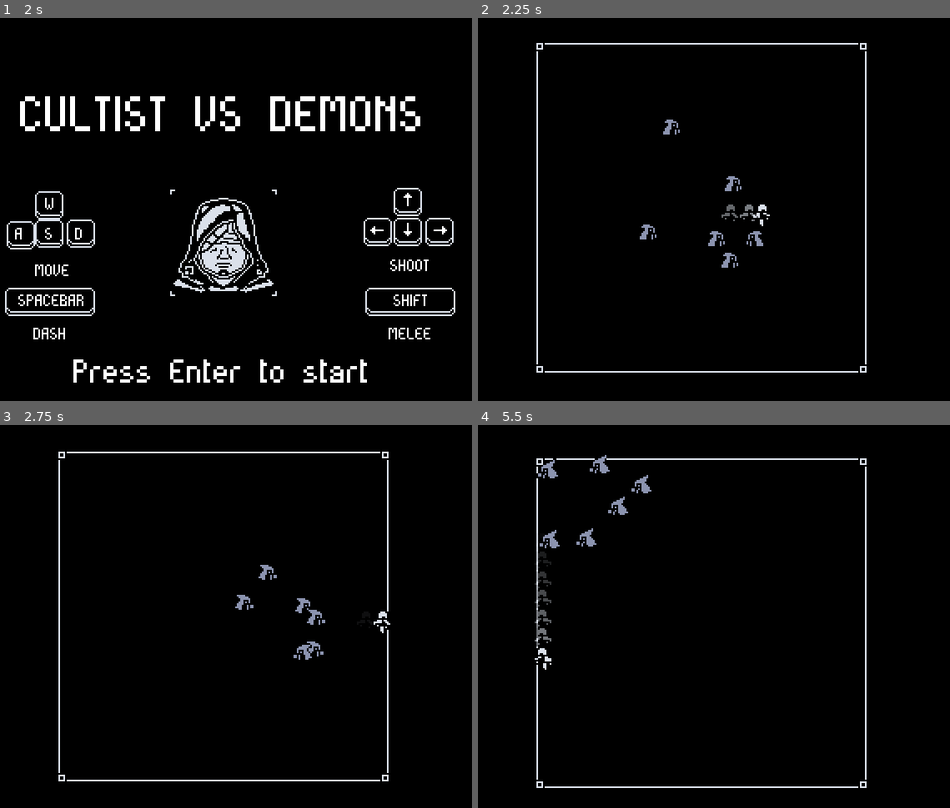
Above: before the commit, frames 1-4 (two rows, left to right).
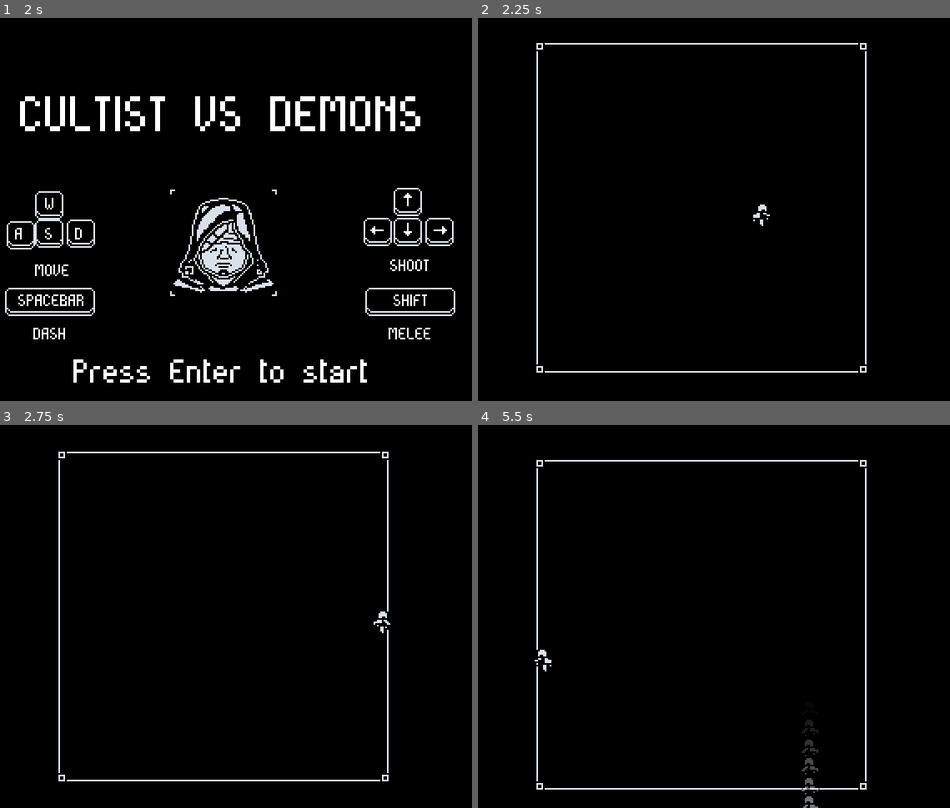
Above: after the commit, the same moments.

Repository: Hairic95/godot-top-down-shooter-template
Game: Godot game, scene res://src/Main.tscn
Same seed, same stepped clock (60 frames per second), same inputs: the game is played once before the commit and once after it.
Inputs:
- Up to frame 1 (2 s): tap Enter (ui_accept) at 0.5, 0.77, 1.25, 1.52 s; hold D 0.53-1.28 s; tap Space (dash) at 0.6 s; hold S from 1.28 s (still down); tap Shift at 1.35 s
- Up to frame 2 (2.25 s): tap Enter (ui_accept) at 2 s; release S at 2.03 s; hold D from 2.03 s (still down); tap Space (dash) at 2.1 s
- Up to frame 3 (2.75 s): keep holding D
- Up to frame 4 (5.5 s): release D at 2.78 s; hold W 2.78-3.53 s; tap Shift at 2.85, 4.35 s; tap Enter (ui_accept) at 3.02, 3.77, 4.52 s; hold A 3.53-5.03 s; tap Space (dash) at 3.6, 5.1 s; hold S from 5.03 s (still down)

Frame 1 is identical in both runs. In frame 2, 0.5% of the frame differs, in the area x 34-61%, y 26-66%; in frame 3, 0.4%; in frame 4, 2.3%, in the area x 12-83%, y 7-100%.

Commit message:
fixed specter movement

Diff:
--- /dev/null
+++ b/data/waves.json
@@ -0,0 +1,18 @@
+{
+	"wave_001": {
+		"enemies": [
+			{
+				"type": "specter",
+				"move_rot": 0.524,
+				"start_pos_x": 120,
+				"start_pos_y": 50
+			},
+			{
+				"type": "specter",
+				"move_rot": 1.571,
+				"start_pos_x": 161,
+				"start_pos_y": 181
+			},
+		]
+	}
+}
--- a/src/entities/bullet/Bullet.gd
+++ b/src/entities/bullet/Bullet.gd
@@ -19,3 +19,10 @@
 	if death_effect != null:
 		EventBus.emit_signal("create_effect", death_effect.instance(), global_position)
 	queue_free()
+
+
+func _on_Bullet_area_entered(area):
+
+	if death_effect != null:
+		EventBus.emit_signal("create_effect", death_effect.instance(), global_position)
+	queue_free()
--- a/src/entities/bullet/Bullet.tscn
+++ b/src/entities/bullet/Bullet.tscn
@@ -18,4 +18,5 @@
 
 [node name="CollisionShape2D" type="CollisionShape2D" parent="."]
 shape = SubResource( 1 )
+[connection signal="area_entered" from="." to="." method="_on_Bullet_area_entered"]
 [connection signal="body_entered" from="." to="." method="_on_Bullet_body_entered"]
--- a/src/entities/enemies/Enemy.gd
+++ b/src/entities/enemies/Enemy.gd
@@ -23,13 +23,6 @@
 
 func _process(delta):
 	operate_ai(delta)
-
-	var push_force = Vector2.ZERO
-	push_force += bullet_push
-
-	bullet_push *= .96
-	if bullet_push.length() <= 2:
-		bullet_push = Vector2.ZERO
 
 	if movement_direction.x < 0:
 		$Sprite.flip_h = false
--- a/src/entities/enemies/SpecterEnemy.gd
+++ b/src/entities/enemies/SpecterEnemy.gd
@@ -5,7 +5,8 @@
 
 export (int) var distance_to_player = 50
 
-var movement_rotation = 0
+var destination = Vector2.ZERO
+export (float) var movement_rotation = 0
 var charge_destination = Vector2.ZERO
 
 func operate_ai(delta):
@@ -15,7 +16,7 @@
 			if movement_rotation >= 2 * PI:
 				movement_rotation -= 2 * PI
 			if player != null:
-				var destination = player.global_position + Vector2(cos(movement_rotation), sin(movement_rotation)) * distance_to_player
+				destination = player.global_position + Vector2(cos(movement_rotation), sin(movement_rotation)) * distance_to_player
 				if (destination - global_position).length() > 5:
 					movement_direction = (destination - global_position).normalized()
 				else:
@@ -24,8 +25,10 @@
 						$ChargeChoiceTimer.start()
 					movement_direction = Vector2.ZERO
 		"Charge":
+			bullet_push = Vector2.ZERO
 			movement_direction = Vector2.ZERO
 		"Attack":
+			bullet_push = Vector2.ZERO
 			if (charge_destination - global_position).length() > 5:
 				movement_direction = (charge_destination - global_position).normalized()
 			else:
@@ -38,7 +41,7 @@
 func _on_ChargeTimer_timeout():
 	charge_destination = global_position + (player.global_position - global_position) * 2
 	charge_destination.x = clamp(charge_destination.x, arena_borders.position.x, arena_borders.position.x + arena_borders.size.x)
-	charge_destination.x = clamp(charge_destination.x, arena_borders.position.y, arena_borders.position.y + arena_borders.size.y)
+	charge_destination.y = clamp(charge_destination.y, arena_borders.position.y, arena_borders.position.y + arena_borders.size.y)
 	set_state("Attack")
 
 func _on_ChargeChoiceTimer_timeout():
@@ -48,12 +51,15 @@
 
 func _on_AttackTimer_timeout():
 	set_state("Move")
-	$ChargeChoiceTimer.wait_time = 2.2 + randf() / 2 - .25
+	movement_rotation += PI
 	$ChargeChoiceTimer.start()
 
 func move_enemy(delta):
 	match(state):
 		"Move":
-			move_and_slide(movement_direction * speed + bullet_push)
+			bullet_push *= .8
+			if bullet_push.length() <= 2:
+				bullet_push = Vector2.ZERO
+			move_and_slide(movement_direction * (speed + (destination - global_position).length() / 10.0) + bullet_push * 3)
 		"Attack":
-			move_and_slide(movement_direction * charge_speed + bullet_push)
+			move_and_slide(movement_direction * charge_speed + bullet_push * 3)
--- a/src/entities/player/Player.gd
+++ b/src/entities/player/Player.gd
@@ -30,6 +30,7 @@
 signal create_bullet(bullet_instance, start_direction, direction)
 
 func _ready():
+	set_state("Idle")
 	randomize()
 
 func _process(delta):
--- a/src/entities/player/Player.tscn
+++ b/src/entities/player/Player.tscn
@@ -24,8 +24,7 @@
 "values": [ 2, 3 ]
 }
 
-[sub_resource type="Animation" id=1]
-resource_name = "Idle"
+[sub_resource type="Animation" id=2]
 length = 0.5
 loop = true
 tracks/0/type = "value"
@@ -41,8 +40,7 @@
 "values": [ 0 ]
 }
 
-[sub_resource type="Animation" id=2]
-resource_name = "Move"
+[sub_resource type="Animation" id=3]
 length = 0.5
 loop = true
 tracks/0/type = "value"
@@ -70,19 +68,18 @@
 [node name="Sprite" type="Sprite" parent="."]
 texture = ExtResource( 1 )
 hframes = 6
-frame = 4
 
 [node name="Gun" type="Sprite" parent="."]
 texture = ExtResource( 5 )
 hframes = 8
 
 [node name="Anim" type="AnimationPlayer" parent="."]
-anims/Dash = SubResource( 4 )
-anims/Idle = SubResource( 1 )
-anims/Move = SubResource( 2 )
+anims/Dash = SubResource( 1 )
+anims/Idle = SubResource( 2 )
+anims/Move = SubResource( 3 )
 
 [node name="CollisionShape2D" type="CollisionShape2D" parent="."]
-shape = SubResource( 3 )
+shape = SubResource( 4 )
 
 [node name="MeleeBullets" type="Node2D" parent="."]
 
--- a/src/scenes/BattleScene.tscn
+++ b/src/scenes/BattleScene.tscn
@@ -1,7 +1,6 @@
-[gd_scene load_steps=6 format=2]
+[gd_scene load_steps=5 format=2]
 
 [ext_resource path="res://src/entities/player/Player.tscn" type="PackedScene" id=1]
-[ext_resource path="res://src/entities/enemies/SpecterEnemy.tscn" type="PackedScene" id=2]
 [ext_resource path="res://src/scenes/BattleScene.gd" type="Script" id=3]
 [ext_resource path="res://assets/textures/battle/arena.png" type="Texture" id=4]
 
@@ -15,7 +14,7 @@
 arena_borders = Rect2( 65, 25, 200, 200 )
 
 [node name="CameraHandler" type="Node2D" parent="."]
-position = Vector2( 160, 100 )
+position = Vector2( 160, 115 )
 
 [node name="Camera" type="Camera2D" parent="CameraHandler"]
 current = true
@@ -27,7 +26,7 @@
 smoothing_enabled = true
 
 [node name="Arena" type="Sprite" parent="."]
-position = Vector2( 160, 100 )
+position = Vector2( 160, 115 )
 texture = ExtResource( 4 )
 
 [node name="StaticBody2D" type="StaticBody2D" parent="Arena"]
@@ -48,24 +47,7 @@
 [node name="Entities" type="YSort" parent="."]
 
 [node name="Player" parent="Entities" instance=ExtResource( 1 )]
-position = Vector2( 160, 100 )
-
-[node name="Enemy" parent="Entities" instance=ExtResource( 2 )]
-position = Vector2( 124.28, 38.3086 )
-
-[node name="Enemy2" parent="Entities" instance=ExtResource( 2 )]
-position = Vector2( 174.171, 63.6993 )
-
-[node name="Enemy3" parent="Entities" instance=ExtResource( 2 )]
-position = Vector2( 211.588, 108.244 )
-
-[node name="Enemy4" parent="Entities" instance=ExtResource( 2 )]
-position = Vector2( 126.953, 134.526 )
-
-[node name="Enemy5" parent="Entities" instance=ExtResource( 2 )]
-position = Vector2( 182.189, 151.453 )
-
-[node name="Enemy6" parent="Entities" instance=ExtResource( 2 )]
-position = Vector2( 157.244, 135.862 )
+position = Vector2( 160, 115 )
 
 [node name="Effects" type="YSort" parent="."]
+position = Vector2( 160, 100 )
--- a/src/scenes/MainMenuScene.tscn
+++ b/src/scenes/MainMenuScene.tscn
@@ -14,12 +14,11 @@
 size = 48
 font_data = ExtResource( 1 )
 
-[sub_resource type="DynamicFont" id=8]
+[sub_resource type="DynamicFont" id=2]
 size = 32
 font_data = ExtResource( 1 )
 
-[sub_resource type="Animation" id=2]
-resource_name = "Idle"
+[sub_resource type="Animation" id=3]
 length = 2.4
 loop = true
 tracks/0/type = "value"
@@ -47,8 +46,7 @@
 "values": [ 0 ]
 }
 
-[sub_resource type="Animation" id=3]
-resource_name = "Selected"
+[sub_resource type="Animation" id=4]
 length = 1.5
 tracks/0/type = "value"
 tracks/0/path = NodePath(".:frame")
@@ -75,9 +73,6 @@
 "values": [ Vector2( 160, 135 ) ]
 }
 
-[sub_resource type="DynamicFont" id=4]
-font_data = ExtResource( 1 )
-
 [sub_resource type="DynamicFont" id=5]
 font_data = ExtResource( 1 )
 
@@ -85,6 +80,9 @@
 font_data = ExtResource( 1 )
 
 [sub_resource type="DynamicFont" id=7]
+font_data = ExtResource( 1 )
+
+[sub_resource type="DynamicFont" id=8]
 font_data = ExtResource( 1 )
 
 [node name="MainMenu" type="Node2D"]
@@ -120,8 +118,8 @@
 hframes = 8
 
 [node name="Anim" type="AnimationPlayer" parent="Character"]
-anims/Idle = SubResource( 2 )
-anims/Selected = SubResource( 3 )
+anims/Idle = SubResource( 3 )
+anims/Selected = SubResource( 4 )
 
 [node name="Node2D" type="Node2D" parent="."]
 position = Vector2( 56, 120 )
--- /dev/null
+++ b/src/wave_references/WaveReferences.tscn
@@ -0,0 +1,24 @@
+[gd_scene load_steps=3 format=2]
+
+[ext_resource path="res://assets/textures/battle/arena.png" type="Texture" id=1]
+[ext_resource path="res://src/entities/enemies/SpecterEnemy.tscn" type="PackedScene" id=2]
+
+[node name="WaveReferences" type="Node2D"]
+
+[node name="Sprite" type="Sprite" parent="."]
+position = Vector2( 160, 115 )
+texture = ExtResource( 1 )
+
+[node name="SpecterWave" type="Node2D" parent="."]
+
+[node name="Enemy" parent="SpecterWave" instance=ExtResource( 2 )]
+position = Vector2( 215, 149 )
+movement_rotation = 0.524
+
+[node name="Enemy2" parent="SpecterWave" instance=ExtResource( 2 )]
+position = Vector2( 161, 181 )
+movement_rotation = 1.571
+
+[node name="Enemy3" parent="SpecterWave" instance=ExtResource( 2 )]
+position = Vector2( 105, 149 )
+movement_rotation = 2.617
Not shown: 2 places in src/entities/player/Player.tscn that only renumber resources
Not shown: 11 places in src/scenes/MainMenuScene.tscn that only renumber resources
